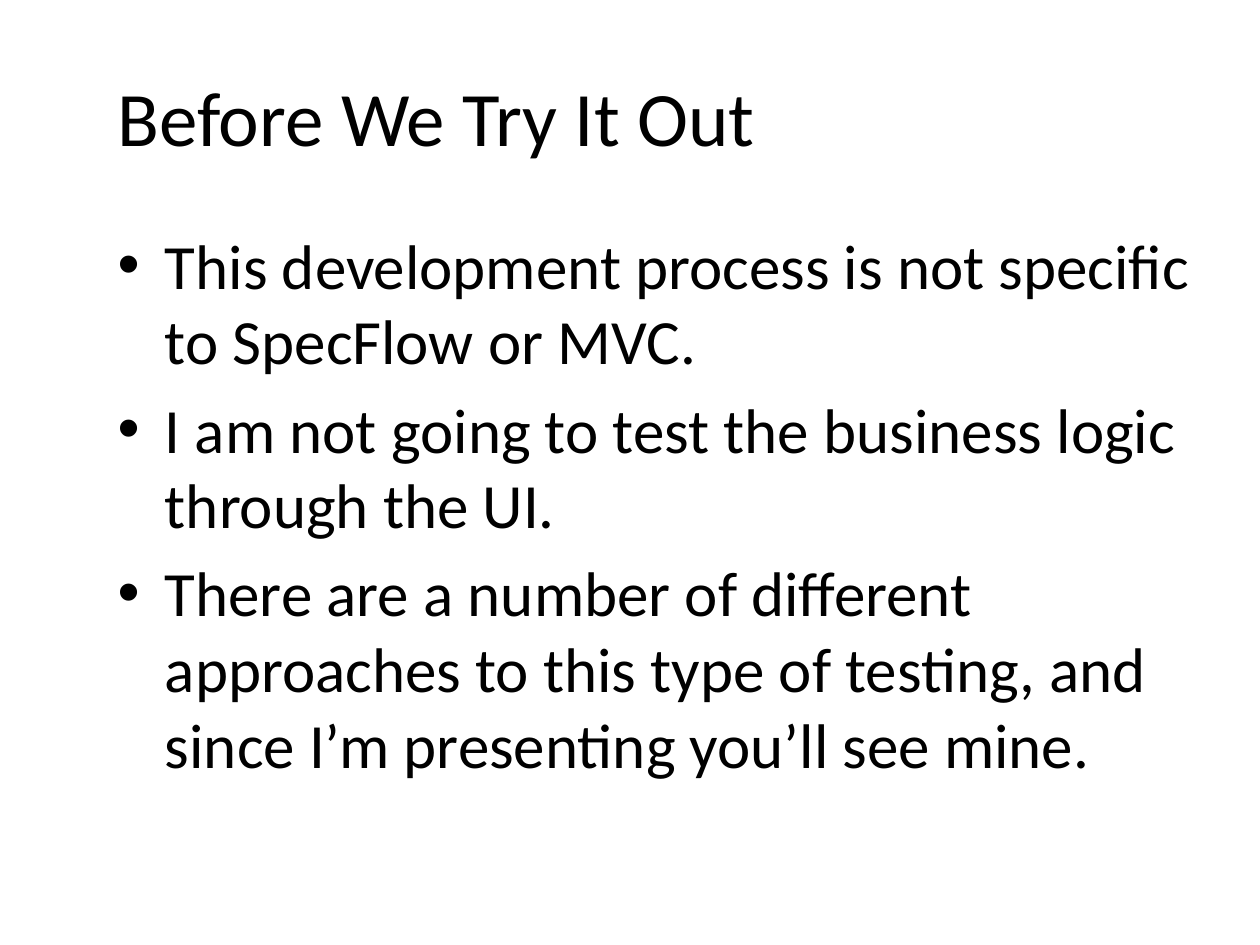
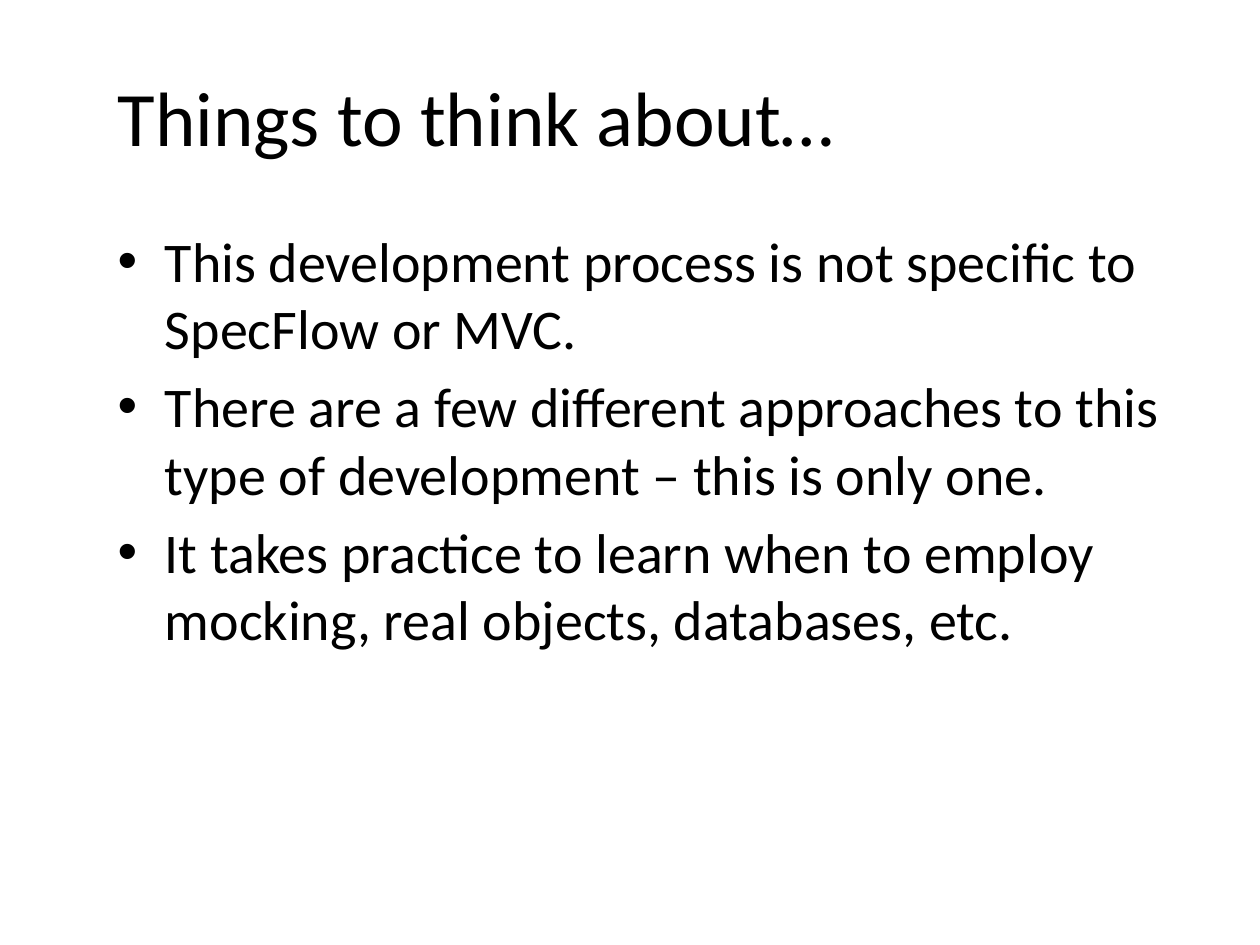
Before and after one commit to darrencauthon/SpecFlow-at-IowaCodeCamp, a slide deck: slide 9 of Outside In With SpecFlow.pptx (slide 11 before the commit). Drawn at 1260x945 pixels with LibreOffice and Linux fonts; fonts in the diff are those of the drawing; background and template pictures are left out. Boxes give left, top, right and bottom in pixels: in the first picture for what was removed or moved away, otherwise in the second. Text is boxed around its words. In the diff, an @@ line names an element or a change of style, - is before the commit and + after.

```diff
--- a/Outside In With SpecFlow.pptx
+++ b/Outside In With SpecFlow.pptx
@@ title at [118,92,834,160]: text changed @@
-Before We Try It Out
+Things to think about…
@@ text at [165,243,1136,358]: size 36 to 32 pt in "This development process is not specific to ..." @@
@@ text at [165,388,1158,650]: text changed; size 36 to 32 pt @@
-• I am not going to test the business logic through the UI.
-• There are a number of different approaches to this type of testing, and since I’m presenting you’ll see mine.
+• There are a few different approaches to this type of development – this is only one.
+• It takes practice to learn when to employ mocking, real objects, databases, etc.
```
Also in this commit, not shown: 5 other slides changed, 12 slides removed, 1 other file.
